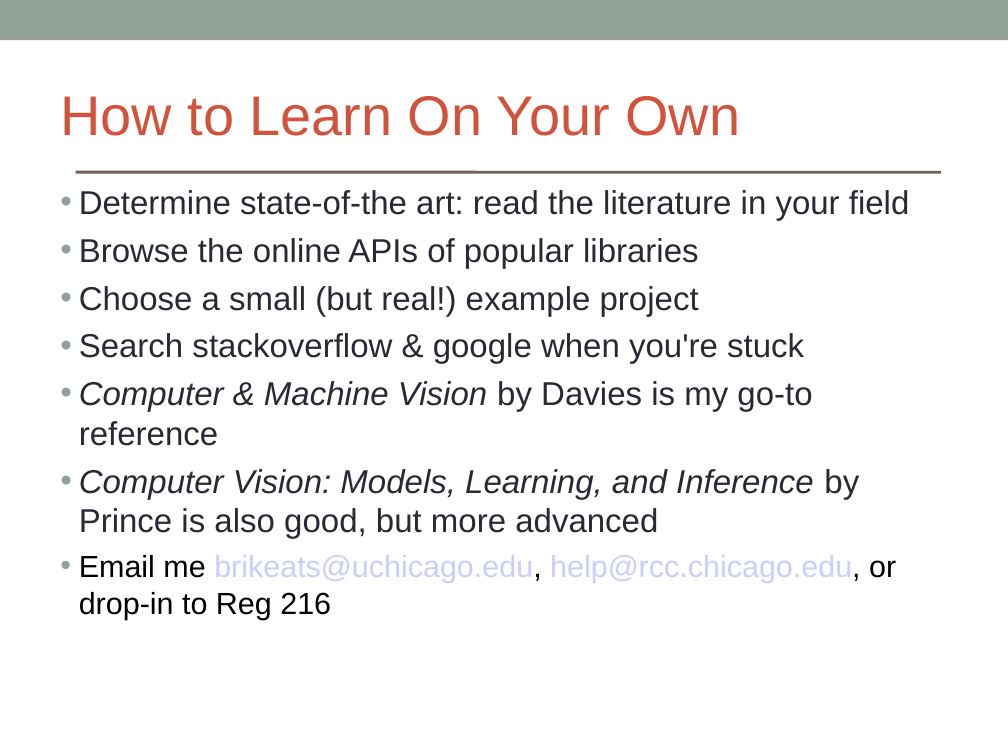
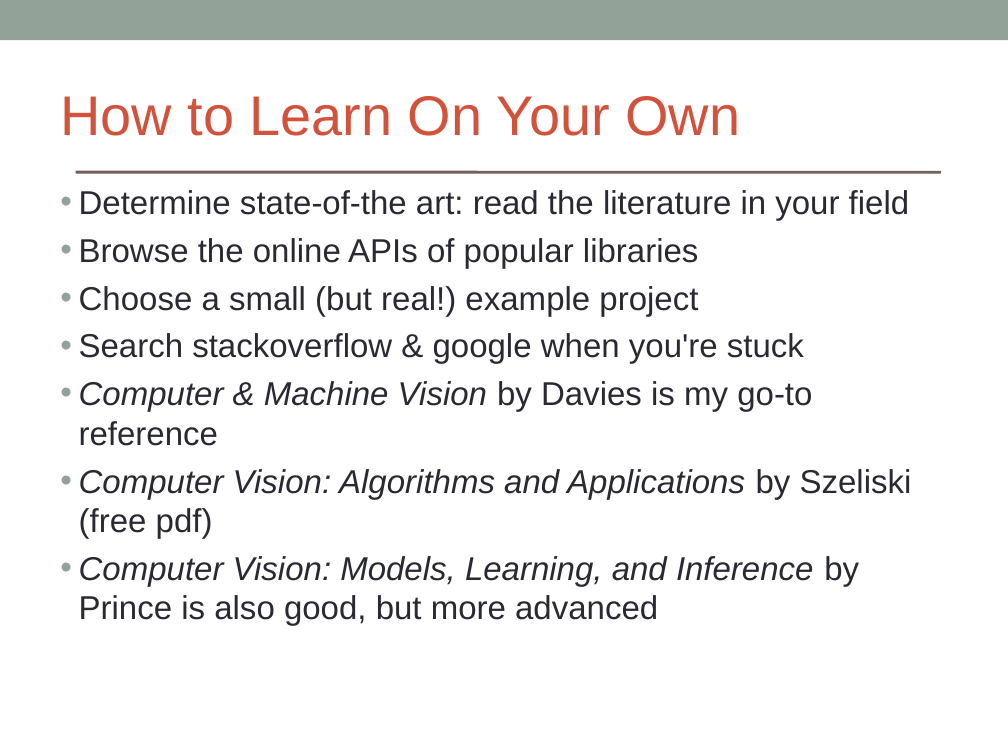
Before and after one commit to brikeats/Image-Analysis-in-Python, a slide deck: slide 18 of ImageAnalysisPython.ppt. Drawn at 1008x756 pixels with LibreOffice and Linux fonts; fonts in the diff are those of the drawing. Boxes give left, top, right and bottom in pixels: in the first picture for what was removed or moved away, otherwise in the second. Text is boxed around its words. In the diff, an @@ line names an element or a change of style, - is before the commit and + after.

Commit message:
Added Szeliski's book/pdf to recommended reading

```diff
--- a/ImageAnalysisPython.ppt
+++ b/ImageAnalysisPython.ppt
@@ text at (x1=79, y1=469, x2=912, y2=539): paragraph added @@
+• Computer Vision: Algorithms and Applications by Szeliski (free pdf)
@@ text at (x1=79, y1=555, x2=896, y2=620): paragraph removed @@
-• Email me brikeats@uchicago.edu, help@rcc.chicago.edu, or drop-in to Reg 216
```
